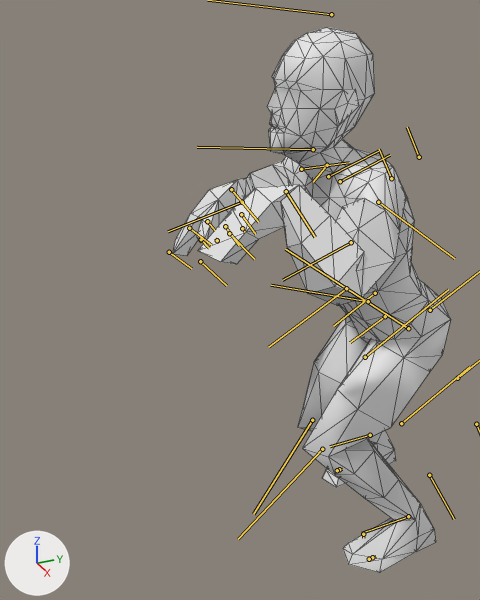
Renders of the FBX model Contents/mods/The Last of Us Infected/media/anims_X/Zombie/clickerEnd.fbx from each side of a commit.
Camera for both pictures: a camera (50 mm lens) standing at (0.792, -0.604, 0.871) and looking at (-0.048, -0.226, 0.451). The axes (+X, +Y, +Z) are drawn at lower left. The lights are the same throughout. Both versions are drawn at frame 1 of the action 'clickerEnd'; the numbers are the values there. The bones that bend it are drawn over the model as lines. Mesh edges are drawn as thin lines.

Names of what the first picture shows: 'Body_NoDress'.
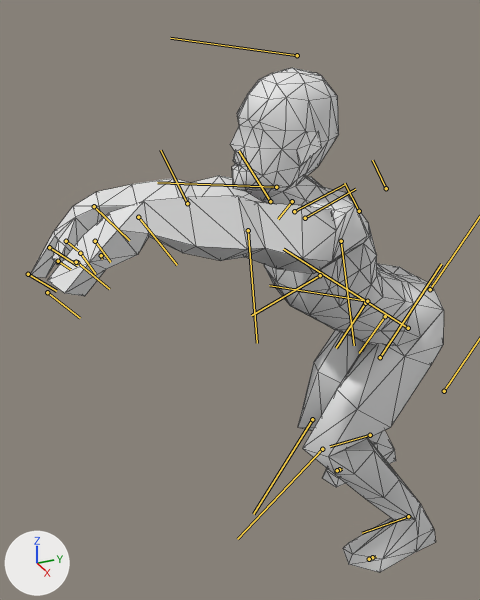
Location of each change, (x1, y1, x2, y2) in pixels of the pictures (480 x 600 px):
'Body_NoDress', posed (49% wider, 7% shorter)
    before: (173, 27, 451, 573)
    after: (29, 68, 444, 573)
bone 'Bip01_Pelvis', root to tip
    before: (385, 316) to (350, 342)
    after: (385, 316) to (359, 353)
bone 'Bip01_L_Thigh', root to tip
    before: (408, 328) to (285, 249)
    after: (408, 328) to (283, 249)
bone 'Bip01_R_Thigh', root to tip
    before: (368, 301) to (271, 285)
    after: (367, 301) to (269, 285)
bone 'Bip01_Spine1', root to tip
    before: (351, 242) to (282, 280)
    after: (320, 275) to (251, 315)
bone 'Bip01_Head', root to tip
    before: (313, 149) to (197, 147)
    after: (276, 187) to (157, 182)
bone 'Bip01_L_UpperArm', root to tip
    before: (378, 202) to (454, 258)
    after: (341, 241) to (354, 345)
bone 'Bip01_L_Forearm', root to tip
    before: (346, 288) to (268, 347)
    after: (248, 230) to (257, 343)
bone 'Bip01_L_Hand', root to tip
    before: (286, 191) to (315, 237)
    after: (138, 217) to (177, 265)
bone 'Bip01_R_UpperArm', root to tip
    before: (301, 169) to (349, 162)
    after: (270, 201) to (239, 151)
bone 'Bip01_R_Forearm', root to tip
    before: (242, 202) to (168, 231)
    after: (187, 203) to (160, 150)
bone 'Bip01_R_Hand', root to tip
    before: (231, 189) to (258, 222)
    after: (94, 206) to (129, 240)

The change in detail:
Bone 'Bip01_Pelvis' (bone_bip01_pelvis) turns from (0, 0, 27) to (0, 0, 52) degrees about its own x, y and z.
Bone 'Bip01_L_Thigh' (bone_bip01_l_thigh) turns from (12, -5, 72) to (12, -2, 96) degrees about its own x, y and z.
Bone 'Bip01_R_Thigh' (bone_bip01_r_thigh) turns from (-8, 2, 59) to (-7, -1, 83) degrees about its own x, y and z.
Bone 'Bip01_Spine1' (bone_bip01_spine1) turns from (0, 0, -3) to (0, 0, -26) degrees about its own x, y and z.
Bone 'Bip01_Head' (bone_bip01_head) turns from (0, 0, -37) to (0, 0, -41) degrees about its own x, y and z.
Bone 'Bip01_L_UpperArm' (bone_bip01_l_upperarm) turns from (-57, -2, -63) to (-34, -51, -109) degrees about its own x, y and z.
Bone 'Bip01_L_Forearm' (bone_bip01_l_forearm) turns from (0, 0, -107) to (0, 0, 11) degrees about its own x, y and z.
Bone 'Bip01_L_Hand' (bone_bip01_l_hand) turns from (-23, -56, 76) to (45, -25, 26) degrees about its own x, y and z.
Bone 'Bip01_R_UpperArm' (bone_bip01_r_upperarm) turns from (30, -1, -44) to (-41, 42, -108) degrees about its own x, y and z.
Bone 'Bip01_R_Forearm' (bone_bip01_r_forearm) turns from (0, 0, -115) to (0, 0, 11) degrees about its own x, y and z.
Bone 'Bip01_R_Hand' (bone_bip01_r_hand) turns from (29, 66, 57) to (12, -15, 32) degrees about its own x, y and z.
